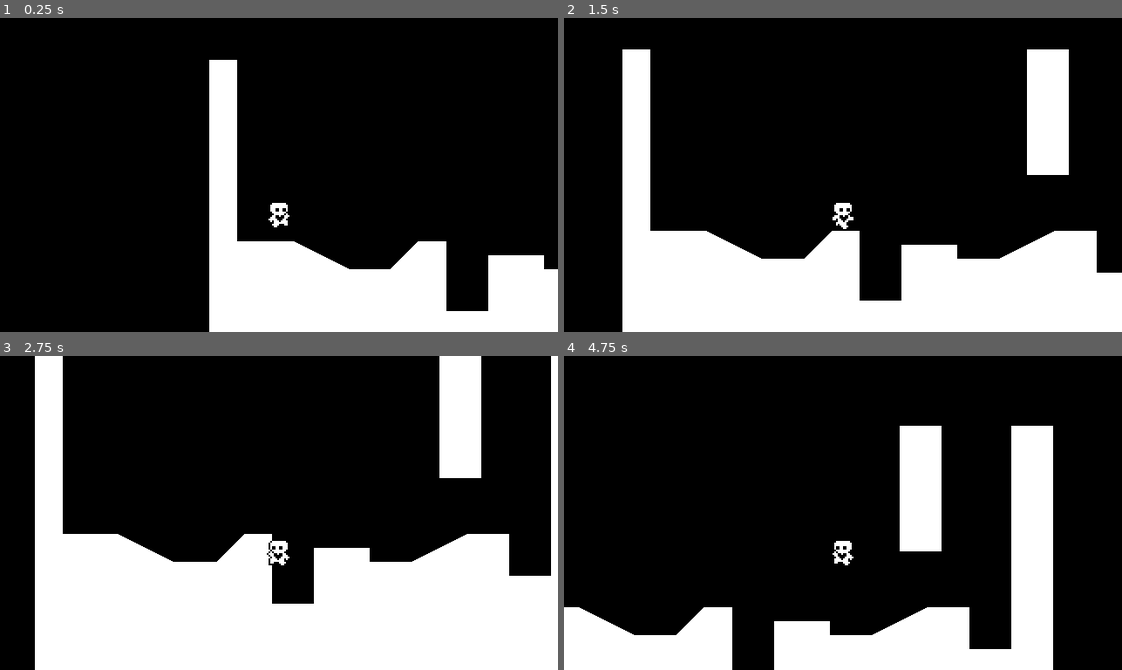
Above: before the commit, frames 1-4 (two rows, left to right).
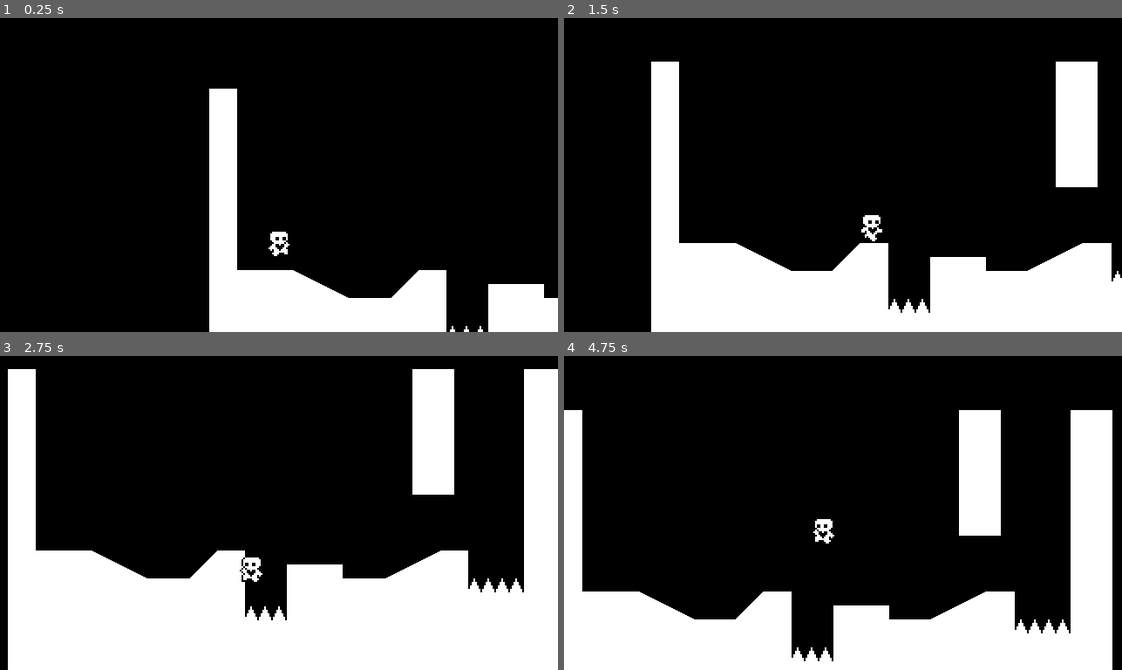
Above: after the commit, the same moments.

Repository: JamesIry/heart-platformer-godot4
Game: Godot game, scene res://world.tscn
Same seed, same stepped clock (60 frames per second), same inputs: the game is played once before the commit and once after it.
Inputs:
- Up to frame 1 (0.25 s): no input
- Up to frame 2 (1.5 s): hold Right (ui_right) from 0.53 s (still down); tap Up (ui_up) at 0.77 s
- Up to frame 3 (2.75 s): tap Up (ui_up) at 1.52 s; release Right (ui_right) at 2.03 s; hold Left (ui_left) from 2.03 s (still down)
- Up to frame 4 (4.75 s): release Left (ui_left) at 2.78 s; hold Right (ui_right) 2.78-4.28 s; tap Up (ui_up) at 3.02, 3.77, 4.52 s; hold Left (ui_left) from 4.28 s (still down)

The runs differ from the first frame. In frame 1, 5.7% of the frame differs, in the area x 37-100%, y 13-100%; in frame 2, 17%; in frame 3, 21%; in frame 4, 27%, in the area x 0-99%, y 17-100%.

Commit message:
Video 5:    Hazards (spikes)

Diff:
--- /dev/null
+++ b/hazard_area.tscn
@@ -0,0 +1,5 @@
+[gd_scene format=3 uid="uid://k4aa1jvd864n"]
+
+[node name="HazardArea" type="Area2D"]
+collision_layer = 4
+collision_mask = 0
--- a/player.gd
+++ b/player.gd
@@ -9,6 +9,7 @@
 
 @onready var animated_sprite_2d: AnimatedSprite2D = $AnimatedSprite2D
 @onready var coyote_jump_timer: Timer = $CoyoteJumpTimer
+@onready var starting_position = global_position
 
 
 func _physics_process(delta: float):
@@ -51,8 +52,7 @@
 		if is_on_floor() or coyote_jump_timer.time_left > 0:
 			if Input.is_action_just_pressed("ui_up"):
 				velocity.y = movement_data.jump_velocity
-
-		if not is_on_floor():
+		else:
 			if velocity.y < movement_data.jump_velocity/2 and Input.is_action_just_released("ui_up"):
 				velocity.y = movement_data.jump_velocity/2
 
@@ -87,3 +87,7 @@
 
 	if not is_on_floor():
 		animated_sprite_2d.play("jump")
+
+
+func _on_hazrd_detector_area_entered(area):
+	global_position = starting_position
--- a/player.tscn
+++ b/player.tscn
@@ -81,7 +81,11 @@
 [sub_resource type="RectangleShape2D" id="RectangleShape2D_c3y02"]
 size = Vector2(8, 16)
 
+[sub_resource type="RectangleShape2D" id="RectangleShape2D_2tjpn"]
+size = Vector2(6, 12)
+
 [node name="Player" type="CharacterBody2D"]
+collision_layer = 2
 floor_constant_speed = true
 floor_snap_length = 3.0
 script = ExtResource("1_urj0l")
@@ -99,8 +103,19 @@
 shape = SubResource("RectangleShape2D_c3y02")
 
 [node name="CoyoteJumpTimer" type="Timer" parent="."]
-wait_time = 0.15
+wait_time = 0.1
 one_shot = true
 
 [node name="Camera2D" type="Camera2D" parent="."]
 position = Vector2(0, -32)
+position_smoothing_enabled = true
+
+[node name="HazrdDetector" type="Area2D" parent="."]
+collision_layer = 0
+collision_mask = 4
+
+[node name="CollisionShape2D" type="CollisionShape2D" parent="HazrdDetector"]
+position = Vector2(0, -7)
+shape = SubResource("RectangleShape2D_2tjpn")
+
+[connection signal="area_entered" from="HazrdDetector" to="." method="_on_hazrd_detector_area_entered"]
--- a/project.godot
+++ b/project.godot
@@ -60,6 +60,12 @@
 ]
 }
 
+[layer_names]
+
+2d_physics/layer_1="World"
+2d_physics/layer_2="Player"
+2d_physics/layer_3="Hazards"
+
 [rendering]
 
 textures/canvas_textures/default_texture_filter=0
--- /dev/null
+++ b/spikes.tscn
@@ -0,0 +1,19 @@
+[gd_scene load_steps=3 format=3 uid="uid://fdsjo1q66blb"]
+
+[ext_resource type="Texture2D" uid="uid://bpk1p0p1sdw3" path="res://spikes.png" id="1_1m5go"]
+[ext_resource type="PackedScene" uid="uid://k4aa1jvd864n" path="res://hazard_area.tscn" id="2_73u2c"]
+
+[node name="Spikes" type="Node2D"]
+
+[node name="Sprite2D" type="Sprite2D" parent="."]
+position = Vector2(8, -8)
+texture = ExtResource("1_1m5go")
+
+[node name="HazardArea" parent="." instance=ExtResource("2_73u2c")]
+
+[node name="CollisionPolygon2D" type="CollisionPolygon2D" parent="HazardArea"]
+polygon = PackedVector2Array(0, 0, 3, -6, 4, -6, 7, 0)
+
+[node name="CollisionPolygon2D2" type="CollisionPolygon2D" parent="HazardArea"]
+position = Vector2(8, 0)
+polygon = PackedVector2Array(0, 0, 3, -6, 4, -6, 7, 0)
--- a/world.tscn
+++ b/world.tscn
@@ -1,7 +1,8 @@
-[gd_scene load_steps=4 format=3 uid="uid://clwdauh75e15b"]
+[gd_scene load_steps=5 format=3 uid="uid://clwdauh75e15b"]
 
 [ext_resource type="Script" path="res://world.gd" id="1_5qt1r"]
 [ext_resource type="PackedScene" uid="uid://cnb5f842rvw8e" path="res://player.tscn" id="2_sd0su"]
+[ext_resource type="PackedScene" uid="uid://fdsjo1q66blb" path="res://spikes.tscn" id="3_4pg7m"]
 
 [sub_resource type="RectangleShape2D" id="RectangleShape2D_xo0op"]
 size = Vector2(24, 72)
@@ -10,9 +11,10 @@
 script = ExtResource("1_5qt1r")
 
 [node name="StaticBody2D" type="StaticBody2D" parent="."]
+collision_mask = 0
 
 [node name="CollisionPolygon2D" type="CollisionPolygon2D" parent="StaticBody2D"]
-polygon = PackedVector2Array(0, 0, 16, 0, 16, 104, 48, 104, 80, 120, 104, 120, 120, 104, 136, 104, 136, 144, 160, 144, 160, 112, 192, 112, 192, 120, 216, 120, 248, 104, 272, 104, 272, 128, 296, 128, 296, 0, 320, 0, 320, 176, 320, 184, 0, 184)
+polygon = PackedVector2Array(0, 0, 16, 0, 16, 104, 48, 104, 80, 120, 104, 120, 120, 104, 136, 104, 136, 144, 160, 144, 160, 112, 192, 112, 192, 120, 216, 120, 248, 104, 264, 104, 264, 128, 296, 128, 296, 0, 320, 0, 320, 176, 320, 184, 0, 184)
 
 [node name="Polygon2D" type="Polygon2D" parent="StaticBody2D/CollisionPolygon2D"]
 
@@ -20,6 +22,7 @@
 position = Vector2(40, 72)
 
 [node name="StaticBody2D2" type="StaticBody2D" parent="."]
+collision_mask = 0
 
 [node name="CollisionShape2D" type="CollisionShape2D" parent="StaticBody2D2"]
 position = Vector2(244, 36)
@@ -29,3 +32,15 @@
 offset_left = 232.0
 offset_right = 256.0
 offset_bottom = 72.0
+
+[node name="Spikes" parent="." instance=ExtResource("3_4pg7m")]
+position = Vector2(136, 144)
+
+[node name="Spikes2" parent="." instance=ExtResource("3_4pg7m")]
+position = Vector2(144, 144)
+
+[node name="Spikes3" parent="." instance=ExtResource("3_4pg7m")]
+position = Vector2(264, 128)
+
+[node name="Spikes4" parent="." instance=ExtResource("3_4pg7m")]
+position = Vector2(280, 128)
Not shown: 1 places in player.tscn that only renumber resources
Binary file added: spikes.png
Not shown, added: spikes.png.import
